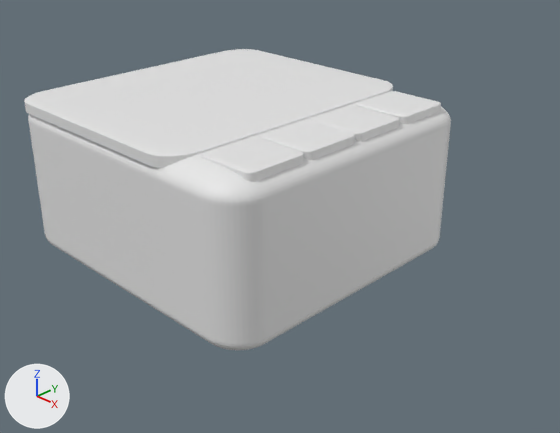
What one commit did to the Blender file Assets/Bed.blend.
The view is the same before and after, from a 50 mm camera at (6.79, -6.1, 3.74) aimed at (0.79, -0.08, -0.27). Every picture has the same lights, and +X, +Y and +Z are marked at lower left. The older version comes first.

The scene before the commit, as lines of its bpy script (objects in view):
```python
ob_cube = bpy.data.objects.new('Cube', me_cube)
ob_cube.location = (0.0, 0.0, 0.0)
ob_cube.scale = (2.0, 1.9, 1.0)
ob_cube_001 = bpy.data.objects.new('Cube.001', me_cube_001)
ob_cube_001.location = (-0.44, 0.0, 0.95)
ob_cube_001.scale = (1.53, 1.9, 0.08)
ob_cube_002 = bpy.data.objects.new('Cube.002', me_cube_008)
ob_cube_002.location = (1.5, 0.38, 0.95)
ob_cube_002.scale = (0.378, 0.389, 0.08)
ob_cube_003 = bpy.data.objects.new('Cube.003', me_cube_005)
ob_cube_003.location = (1.5, -0.39, 0.95)
ob_cube_003.scale = (0.378, 0.389, 0.08)
ob_cube_004 = bpy.data.objects.new('Cube.004', me_cube_009)
ob_cube_004.location = (1.5, -1.18, 0.95)
ob_cube_004.scale = (0.378, 0.389, 0.08)
ob_cube_005 = bpy.data.objects.new('Cube.005', me_cube_010)
ob_cube_005.location = (1.5, 1.2, 0.95)
ob_cube_005.scale = (0.378, 0.389, 0.08)
```
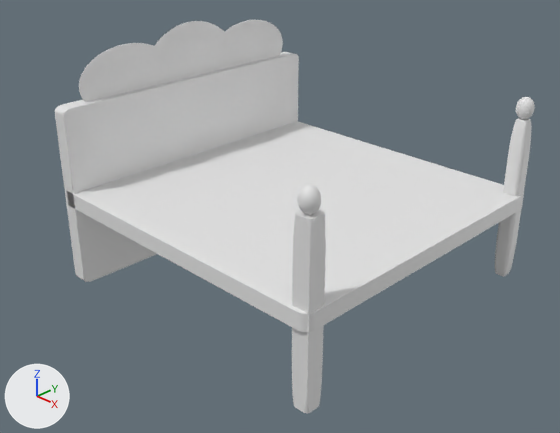
What differs and where, as boxes [x1, y1, x2, y2] in the pictures (560 x 433 px):
'Cube', moved, rescaled, modifiers changed: before [28, 100, 451, 350]; after [67, 122, 524, 332]
'Cube.001', moved, rescaled, modifiers changed (91% narrower, 70% taller): before [24, 49, 393, 168]; after [292, 210, 326, 413]
'Cube.005', moved, rescaled (185% wider, 579% taller): before [356, 91, 441, 124]; after [55, 52, 299, 282]
'Cube.002', moved, rescaled: before [309, 105, 399, 141]; after [495, 118, 532, 277]
'Cube.008', added: after [79, 43, 160, 102]
'Cube.007', added: after [155, 21, 227, 85]
'Cube.003', moved, rescaled: before [259, 120, 355, 160]; after [516, 97, 535, 120]
'Cube.009', added: after [223, 20, 283, 68]
'Cube.004', unchanged, covered by the edit: before [201, 137, 303, 182]; after [297, 184, 321, 215]

The change in detail:
Mesh me_cube_009_1 is new.
It is a box spanning x -1.0..1.0, y -1.0..1.0, z -1.0..1.0.
It uses material mat_material_009 (white #e7e7e7).
Mesh me_cube_008_1 is new.
It is a box spanning x -1.0..1.0, y -1.0..1.0, z -1.0..1.0.
It uses material mat_material_008 (white #e7e7e7).
Mesh me_cube_007 is new.
It is a box spanning x -1.0..1.0, y -1.0..1.0, z -1.0..1.0.
It uses material mat_material_007 (white #e7e7e7).
Object 'Cube' (ob_cube) moves from (0.0, 0.0, 0.0) to (0.93, 0.0, 0.0).
Object 'Cube' (ob_cube) is rescaled from (2.0, 1.9, 1.0) to (2.0, 1.9, 0.1).
Object 'Cube' (ob_cube) has a BEVEL modifier named 'Bevel'.
On modifier 'Bevel' of object 'Cube' (ob_cube), width goes from 0.23 to 0.06.
On modifier 'Bevel' of object 'Cube' (ob_cube), width_pct goes from 0.23 to 0.06.
On modifier 'Bevel' of object 'Cube' (ob_cube), segments goes from 32 to 36.
Object 'Cube.001' (ob_cube_001) moves from (-0.44, 0.0, 0.95) to (2.82, -1.76, 0.0).
Object 'Cube.001' (ob_cube_001) is rescaled from (1.53, 1.9, 0.08) to (0.1, 0.1, 1.0).
Object 'Cube.001' (ob_cube_001) has a BEVEL modifier named 'Bevel'.
On modifier 'Bevel' of object 'Cube.001' (ob_cube_001), width goes from 0.23 to 0.5.
On modifier 'Bevel' of object 'Cube.001' (ob_cube_001), width_pct goes from 0.23 to 0.5.
On modifier 'Bevel' of object 'Cube.001' (ob_cube_001), segments goes from 100 to 49.
Modifier setting: affect = 'VERTICES'.
Object 'Cube.003' (ob_cube_003) moves from (1.5, -0.39, 0.95) to (2.82, 1.77, 1.12).
Object 'Cube.003' (ob_cube_003) is rescaled from (0.378, 0.389, 0.08) to (0.1, 0.1, 0.13).
Object 'Cube.002' (ob_cube_002) moves from (1.5, 0.38, 0.95) to (2.82, 1.77, 0.0).
Object 'Cube.002' (ob_cube_002) is rescaled from (0.378, 0.389, 0.08) to (0.1, 0.1, 1.0).
Object 'Cube.005' (ob_cube_005) moves from (1.5, 1.2, 0.95) to (-0.9, 0.0, 0.0).
Object 'Cube.005' (ob_cube_005) is rescaled from (0.378, 0.389, 0.08) to (-0.103, 1.9, 1.12).
Object 'Cube.009' (ob_cube_009) is new; it shows me_cube_009_1.
Its location is (-0.9, 1.01, 1.28).
Its scale is (-0.0345, 0.663, 0.405).
It gains a BEVEL modifier named 'Bevel'.
Modifier setting: width = 2.29.
Modifier setting: width_pct = 2.29.
Modifier setting: segments = 36.
Object 'Cube.008' (ob_cube_008) is new; it shows me_cube_008_1.
Its location is (-0.9, -0.95, 1.28).
Its scale is (-0.0345, 0.663, 0.405).
It gains a BEVEL modifier named 'Bevel'.
Modifier setting: width = 2.41.
Modifier setting: width_pct = 2.41.
Modifier setting: segments = 36.
Object 'Cube.007' (ob_cube_007) is new; it shows me_cube_007.
Its location is (-0.9, 0.03, 1.11).
Its scale is (-0.0345, 0.788, 0.695).
It gains a BEVEL modifier named 'Bevel'.
Modifier setting: width = 1.43.
Modifier setting: width_pct = 1.43.
Modifier setting: segments = 36.
